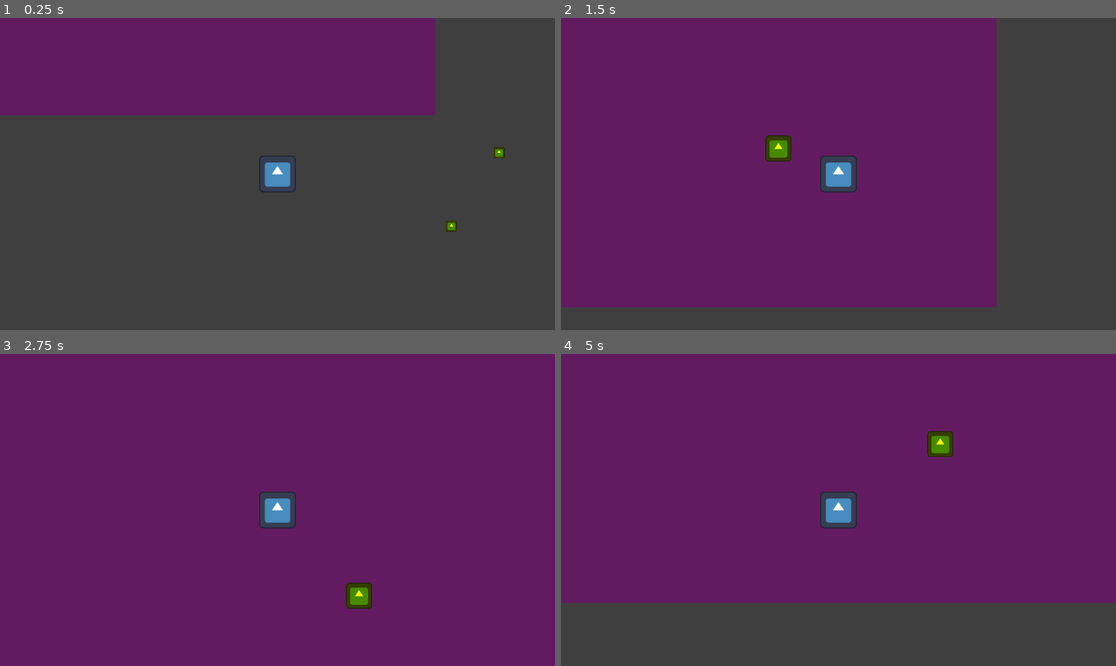
Above: before the commit, frames 1-4 (two rows, left to right).
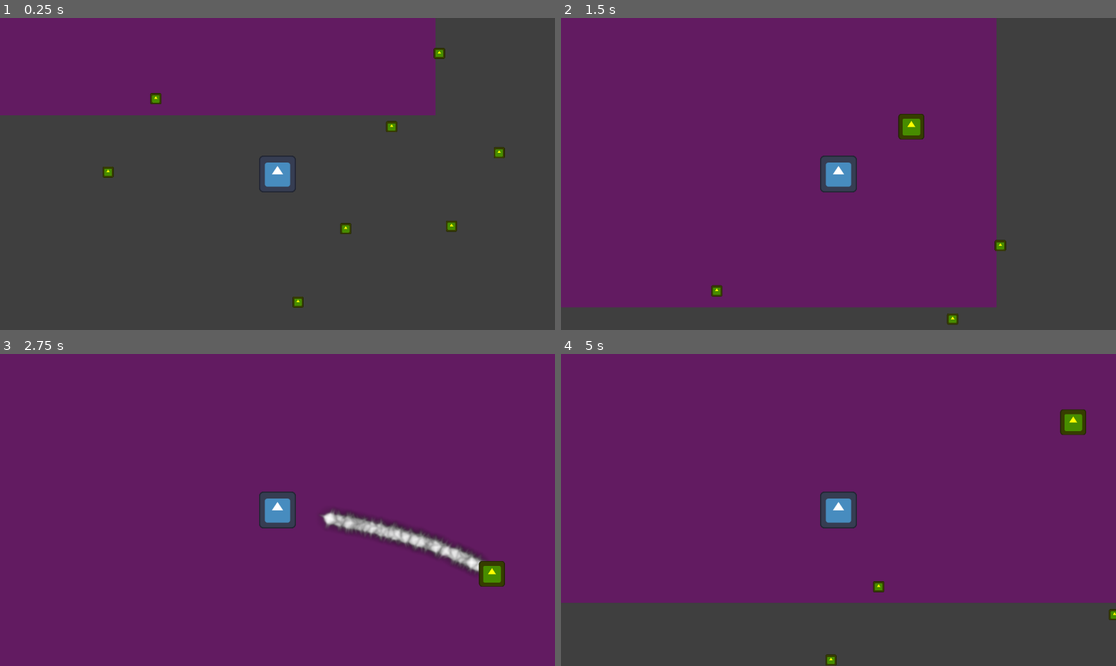
Above: after the commit, the same moments.

Repository: DeepRestGames/incremental-space-game
Game: Godot game, scene res://Scenes/Prototypes/Prototype_MainScene.tscn
The game is run twice, just before and just after one commit, with the same random seed, the same clock (stepped at 60 frames per second) and the same inputs. The engine's default icon, where the game draws it, is replaced by a stand-in: a white triangle on a blue panel in a dark square.
Inputs (mouse positions are in pixels of both pictures, inside the frame that each line leads up to):
- Up to frame 1 (0.25 s): no input
- Up to frame 2 (1.5 s): tap Enter at 0.5 s; move the mouse to (810, 236) at 0.52 s; hold E (interact) 0.53-1.28 s; hold W (move_up) from 0.53 s (still down); move the mouse to (1005, 220) at 1.27 s; tap E (interact) at 1.35 s
- Up to frame 3 (2.75 s): move the mouse to (111, 463) at 2.02 s; release W (move_up) at 2.03 s; hold A (move_left) from 2.03 s (still down); hold E (interact) from 2.03 s (still down)
- Up to frame 4 (5 s): move the mouse to (866, 510) at 2.77 s; release E (interact) at 2.78 s; tap E (interact) at 2.85, 4.35 s; move the mouse to (755, 432) at 3.52 s; release A (move_left) at 3.53 s; hold S (move_down) 3.53-4.28 s; hold E (interact) 3.53-4.28 s; move the mouse to (960, 494) at 4.27 s; hold D (move_right) from 4.28 s (still down)

The runs differ from the first frame. In frame 1, 0.4% of the frame differs, in the area x 18-81%, y 9-93%; in frame 2, 1.0%; in frame 3, 2.3%, in the area x 57-91%, y 50-82%; in frame 4, 1.0%.

Commit message:
Player to DepositBox Particles

Diff:
--- a/Scenes/HUB/DepositBox/DepositBox.tscn
+++ b/Scenes/HUB/DepositBox/DepositBox.tscn
@@ -1,10 +1,13 @@
-[gd_scene load_steps=5 format=3 uid="uid://csht05sstrhwi"]
+[gd_scene load_steps=6 format=3 uid="uid://csht05sstrhwi"]
 
 [ext_resource type="Texture2D" uid="uid://d3w6yyyfejaxw" path="res://icon.svg" id="1_1rdt8"]
-[ext_resource type="Script" uid="uid://ctxiqbtacvp3i" path="res://Scripts/HUB/DepositBox/DepositBox.gd" id="1_67gvw"]
+[ext_resource type="Script" uid="uid://cr0i4r37fcp5f" path="res://Scripts/HUB/DepositBox/DepositBox.gd" id="1_67gvw"]
 
 [sub_resource type="CircleShape2D" id="CircleShape2D_wpc3r"]
 radius = 200.0
+
+[sub_resource type="OccluderPolygon2D" id="OccluderPolygon2D_67gvw"]
+polygon = PackedVector2Array(-45, -45, 45, -45, 45, 45, -45, 45)
 
 [sub_resource type="RectangleShape2D" id="RectangleShape2D_x1isb"]
 size = Vector2(90, 90)
@@ -17,6 +20,9 @@
 
 [node name="DepositBoxBody" type="StaticBody2D" parent="."]
 
+[node name="LightOccluder2D" type="LightOccluder2D" parent="DepositBoxBody"]
+occluder = SubResource("OccluderPolygon2D_67gvw")
+
 [node name="DepositBoxBodyCollisionShape" type="CollisionShape2D" parent="DepositBoxBody"]
 shape = SubResource("RectangleShape2D_x1isb")
 
--- a/Scenes/Player/Player.tscn
+++ b/Scenes/Player/Player.tscn
@@ -1,8 +1,10 @@
-[gd_scene load_steps=10 format=3 uid="uid://bcvxlujlsdn7w"]
+[gd_scene load_steps=13 format=3 uid="uid://bcvxlujlsdn7w"]
 
-[ext_resource type="Script" uid="uid://3u5as0enhnvs" path="res://Scripts/Player/Player.gd" id="1_kyqiw"]
+[ext_resource type="Script" uid="uid://bsp3uk4kfids8" path="res://Scripts/Player/Player.gd" id="1_kyqiw"]
 [ext_resource type="Texture2D" uid="uid://d3w6yyyfejaxw" path="res://icon.svg" id="2_ft8w5"]
 [ext_resource type="PackedScene" uid="uid://beyb44q40vqlr" path="res://Scenes/UI/HUD.tscn" id="3_ude3g"]
+[ext_resource type="Texture2D" uid="uid://d3eqklqyx08sb" path="res://Assets/Sprites/kenney_particle-pack/PNG (Transparent)/magic_05.png" id="4_jmcll"]
+[ext_resource type="Script" uid="uid://dunv0bp2vcmh8" path="res://Scripts/Particles/PlayerToDepositBoxParticles.gd" id="5_4wape"]
 
 [sub_resource type="CircleShape2D" id="CircleShape2D_ude3g"]
 radius = 72.0
@@ -33,6 +35,20 @@
 &"RunRight": SubResource("Animation_jmcll")
 }
 
+[sub_resource type="ParticleProcessMaterial" id="ParticleProcessMaterial_t26db"]
+particle_flag_disable_z = true
+direction = Vector3(0, 0, 0)
+spread = 0.0
+flatness = 1.0
+initial_velocity_min = 300.0
+initial_velocity_max = 400.0
+angular_velocity_min = -1.60933e-05
+angular_velocity_max = 309.68
+gravity = Vector3(0, 0, 0)
+scale_min = 0.2
+scale_max = 0.2
+collision_mode = 2
+
 [node name="Player" type="CharacterBody2D" groups=["Player"]]
 collision_mask = 4
 script = ExtResource("1_kyqiw")
@@ -60,3 +76,15 @@
 offset_top = -324.0
 offset_right = 576.0
 offset_bottom = 324.0
+
+[node name="ResourceToDepositBoxParticles" type="GPUParticles2D" parent="."]
+emitting = false
+amount = 20
+texture = ExtResource("4_jmcll")
+lifetime = 10.0
+one_shot = true
+speed_scale = 2.0
+explosiveness = 0.8
+collision_base_size = 0.1
+process_material = SubResource("ParticleProcessMaterial_t26db")
+script = ExtResource("5_4wape")
--- a/Scenes/Prototypes/Prototype_MainScene.tscn
+++ b/Scenes/Prototypes/Prototype_MainScene.tscn
@@ -27,8 +27,26 @@
 [node name="BasePickup2" parent="." instance=ExtResource("3_wpc3r")]
 position = Vector2(602, 181)
 
-[node name="DepositBox" parent="." instance=ExtResource("4_x1isb")]
-position = Vector2(-208, -753)
+[node name="BasePickup3" parent="." instance=ExtResource("3_wpc3r")]
+position = Vector2(560, -417)
+
+[node name="BasePickup4" parent="." instance=ExtResource("3_wpc3r")]
+position = Vector2(395, -163)
+
+[node name="BasePickup5" parent="." instance=ExtResource("3_wpc3r")]
+position = Vector2(-421, -260)
+
+[node name="BasePickup6" parent="." instance=ExtResource("3_wpc3r")]
+position = Vector2(-586, -6)
+
+[node name="BasePickup7" parent="." instance=ExtResource("3_wpc3r")]
+position = Vector2(236, 190)
+
+[node name="BasePickup8" parent="." instance=ExtResource("3_wpc3r")]
+position = Vector2(71, 444)
 
 [node name="ExpeditionShip" parent="." instance=ExtResource("5_a3inl")]
 position = Vector2(1009, -557)
+
+[node name="DepositBox" parent="." instance=ExtResource("4_x1isb")]
+position = Vector2(252, -829)
--- a/Scripts/GameManagers/EventBus.gd
+++ b/Scripts/GameManagers/EventBus.gd
@@ -15,6 +15,7 @@
 
 # Deposit box
 @warning_ignore("unused_signal") signal player_enter_deposit_box_area
+@warning_ignore("unused_signal") signal start_resource_transfer_animation_to_deposit_box(resource_number)
 
 # Expedition ship
 @warning_ignore("unused_signal") signal player_enter_expedition_ship_area
--- a/Scripts/GameManagers/GameManager.gd
+++ b/Scripts/GameManagers/GameManager.gd
@@ -17,6 +17,9 @@
 
 
 func _ready() -> void:
+
+	DEBUG_add_player_resources()
+
 	# Level initialization
 	# TODO Add logic to handle the menus navigation (e.g. in the start menu the node Player doesn't exist, but the GameManager singleton does
 	player = get_tree().get_first_node_in_group("Player")
@@ -30,6 +33,11 @@
 	EventBus.connect("expedition_started", on_expedition_started)
 	EventBus.connect("expedition_ended", on_expedition_ended)
 
+
+func DEBUG_add_player_resources() -> void:
+	current_player_resource = 200
+
+
 func add_resource(resource_amount: int) -> void:
 	current_player_resource += resource_amount
 
@@ -38,6 +46,11 @@
 
 
 func add_resource_deposit_box() -> void:
+	if current_player_resource <= 0:
+		return
+
+	EventBus.emit_signal("start_resource_transfer_animation_to_deposit_box", current_player_resource)
+
 	current_deposit_box_resource += current_player_resource
 	current_player_resource = 0
 
--- a/Scripts/Particles/PlayerToDepositBoxParticles.gd
+++ b/Scripts/Particles/PlayerToDepositBoxParticles.gd
@@ -8,7 +8,7 @@
 func _ready() -> void:
 	target_position = GameManager.deposit_box_position
 
-	EventBus.connect("player_enter_deposit_box_area", start_animation)
+	EventBus.connect("start_resource_transfer_animation_to_deposit_box", start_animation)
 
 
 func _physics_process(delta: float) -> void:
@@ -19,8 +19,8 @@
 	process_material.direction = Vector3(direction.x, direction.y, 0)
 
 
-func start_animation() -> void:
-	if GameManager.current_player_resource > 0:
-		amount = GameManager.current_player_resource
+func start_animation(resource_value: int) -> void:
+	if resource_value > 0:
+		amount = resource_value
+		# speed_scale = 50 / amount
 		restart()
-		emitting = true
Not shown: 1 places in Scenes/Particles/PlayerToDepositBoxParticles.tscn that only renumber resources
